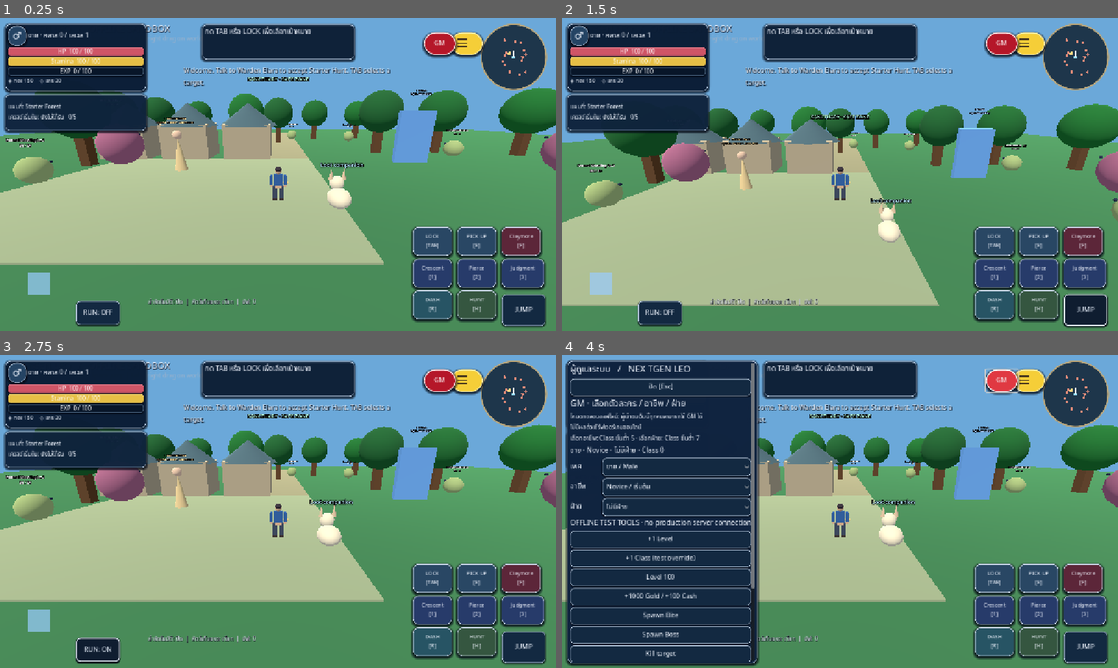
Above: before the commit, frames 1-4 (two rows, left to right).
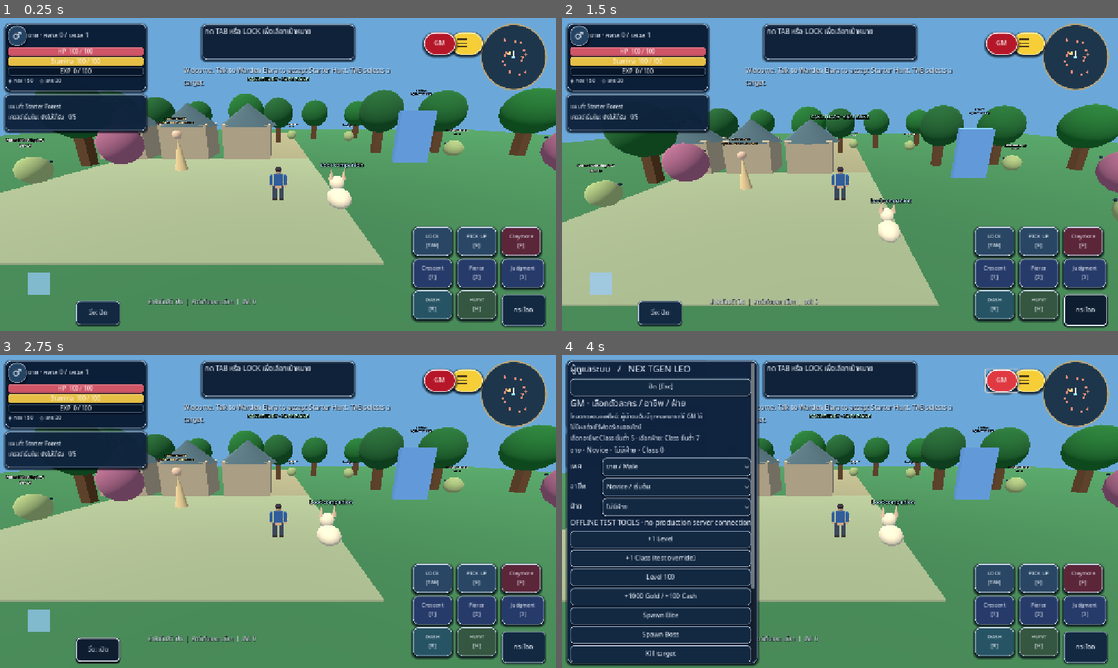
Above: after the commit, the same moments.

Repository: redfullmoon209-debug/NexTgenLeo
Game: Godot game, scene res://scenes/main.tscn
Two runs of this game, one before a commit and one after it. Both use one fixed random seed, a clock stepped at 60 frames per second and the inputs below.
Inputs (mouse positions are in pixels of both pictures, inside the frame that each line leads up to):
- Up to frame 1 (0.25 s): no input
- Up to frame 2 (1.5 s): click (1084, 309) at 0.5 s, where only the run before the commit has a clickable "JUMP"; click (1084, 309) at 1.25 s, where only the run after the commit has a clickable "กระโดด"
- Up to frame 3 (2.75 s): click "RUN: OFF" (after the commit: "วิ่ง: ปิด") at 2 s
- Up to frame 4 (4 s): click "RUN: ON" (after the commit: "วิ่ง: เปิด") at 2.75 s; click "GM" at 3.5 s

The runs differ from the first frame. In frame 1, 0.2% of the frame differs, in the area x 15-96%, y 2-95%; in frame 2, 0.2%; in frame 3, 0.2%; in frame 4, less than 0.1%.

Commit message:
Remove overlapping in-game debug headings; translate run and jump controls to Thai

Diff:
--- a/scripts/main.gd
+++ b/scripts/main.gd
@@ -137,18 +137,8 @@
 	hud.set_anchors_and_offsets_preset(Control.PRESET_FULL_RECT)
 	hud.mouse_filter = Control.MOUSE_FILTER_IGNORE
 	layer.add_child(hud)
-	var title := Label.new()
-	title.text = "NEX TGEN LEO   /   OFFLINE SANDBOX"
-	title.position = Vector2(18, 8)
-	title.add_theme_font_size_override("font_size", 18)
-	title.mouse_filter = Control.MOUSE_FILTER_IGNORE
-	hud.add_child(title)
-	var help := Label.new()
-	help.text = "PC: WASD move | Shift run | Space jump | Left / right drag on world: camera"
-	help.position = Vector2(18, 36)
-	help.add_theme_font_size_override("font_size", 14)
-	help.mouse_filter = Control.MOUSE_FILTER_IGNORE
-	hud.add_child(help)
+	# In-game HUD now owns the top-left area. Keep keyboard help in README,
+	# not overlapping the 3D player status and quest panels.
 	joystick_base = ColorRect.new()
 	joystick_base.color = Color(0.08, 0.12, 0.18, 0.0)
 	joystick_base.size = Vector2(128, 128)
@@ -160,12 +150,12 @@
 	joystick_knob.mouse_filter = Control.MOUSE_FILTER_IGNORE
 	hud.add_child(joystick_knob)
 	jump_button = Button.new()
-	jump_button.text = "JUMP"
+	jump_button.text = "กระโดด"
 	jump_button.size = Vector2(100, 72)
 	jump_button.button_down.connect(func(): jump_requested = true)
 	hud.add_child(jump_button)
 	run_button = Button.new()
-	run_button.text = "RUN: OFF"
+	run_button.text = "วิ่ง: ปิด"
 	run_button.size = Vector2(100, 55)
 	run_button.pressed.connect(_toggle_run)
 	hud.add_child(run_button)
@@ -186,7 +176,7 @@
 
 func _toggle_run() -> void:
 	run_enabled = not run_enabled
-	run_button.text = "RUN: ON" if run_enabled else "RUN: OFF"
+	run_button.text = "วิ่ง: เปิด" if run_enabled else "วิ่ง: ปิด"
 
 func _unhandled_input(event: InputEvent) -> void:
 	if event is InputEventScreenTouch:
